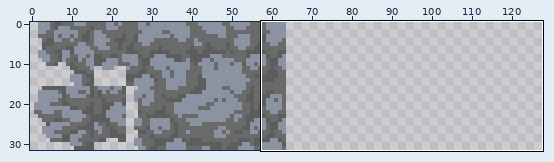
File history of a sprite sheet, rughai/tiles/pit_tileset.png. The first picture is a wide view before the edit; the outline marks the close-up.
Close-up. Before the commit:
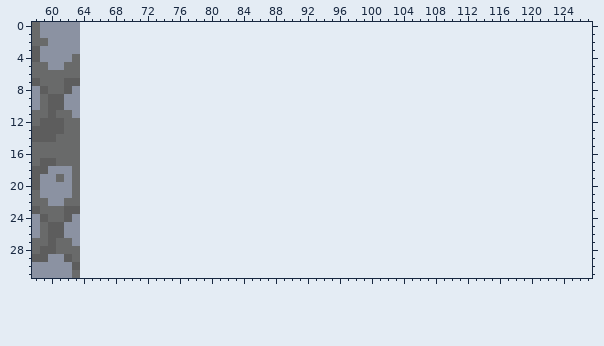
The file is 64x32 pixels. Shown: x 58..127, y 0..31. The old version is drawn lined up with the new one, on the new canvas.
New version:
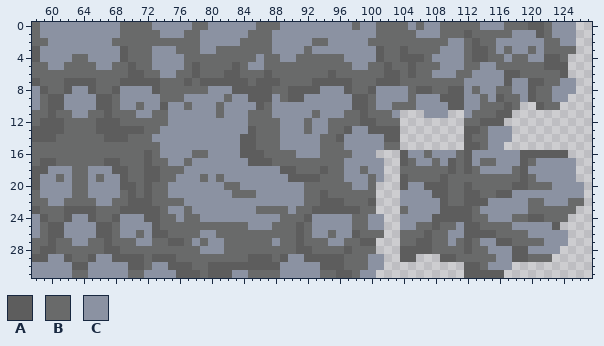
Palette (. is transparent): A #5d5d5d  B #696a6a  C #8b92a2
The exact change:
canvas 64x32 -> 128x32
Changed rows in their new state; - is an unchanged pixel.
first column x 64:
 0 CCCCCBBBBCCCCCBBCCCCCCBBBCCCCCCCCCBCCBBBBCBCCBBBBBCCCBBBAABCCC-
 1 CCCCCBBBBBCCCBBCCCCCCBBBCCCCCCCCCCCCCBBBBBCCCBBBABBBBBCCCABCCC-
 2 CCCCBBBBBBBBBBBCCCCCBBBBCCCCCBBCCCCCBBBBBBBBBBCCBABBCCCCCCBBCC-
 3 CCCCCABBBCCCBBBCCBBBBBBBCCCCBCCCCCCCCABBABBBBCCCBAABCBCCBCBBBB-
 4 BCCCCABBBCCCCBBBBBBBBBCBBCCBBBBBBCCCCABBAAABCCCCBAABBCBBCCAAB--
 5 BBCCBBABBCCCCBABBBBABCCBBBBBBBBBBBCCBBABBABBBCCCBBCCBBBBBBAAA--
 6 BBBBBBAABBCCBBABBBAABBBABBBBBBBABBBBBBAABABBCCCBBCCCCAABBBBBA--
 7 AABBBAAAAABBBABAAAAAABAAABBBBAAAAABBBAAABBBBBBBBCCCCCACCAABBCC-
 8 CABBACCCCABBBBBBCCCAAAAABBAAAACCCABBACCCCBAABBAACBCCBBCCABBCCC-
 9 CCAABCCCCCBBBCCCCCBCCAAACBAACCCCCCAABCCCCBCCCAAACCBCABBCABBCC--
10 CCAABCCBCCACCBCCCBCCCCABCCCCCCCCCCAABCCBBBCCCCAACCBBBAB--ABB---
11 CBBABBBCCBBCCCCCCBCCCBBBCCCCCBCCCBBABBBC---CCC--CBBBAA---------
12 BBAAABBBBBBCCCCCCCCCCBBBBCCCBCCBBBBAABBB--------BBAAA----------
13 BBAAAAAABBCCCCCCCCCCCABBBCCCBCCBBACCAAAA--------AABCCC---------
14 BBBAAABBBCCCCCCCCCCCAABBBCCCCCBBACCCCCAA--------ABBCCC---------
15 BBBBBBBBBBCCCCCCCCCCAABBBCCCCCBBBCCCCCBB--------AABCC----------
16 BBBBBBBBABCCCCBBCCCCAAABBBBCCCBBBBCCC---ACCBCCCBACCCCCCAAAAAA--
17 BBBAABBBABBCCBCCCCCCCAAABBBBBBBBBCCCCC--ABCCBCABACBBCCCABCCCCC-
18 BCCCAABBAABBBCCCCCCCCCCCCAABBBABBCCBCC--BBBBBBABABCCCCBACCCCCC-
19 BCBCCABBAABBCCCBCBCCCCCCCCAAAABBBCCCBC--ABBBBABBBBBBBBBABCCCCC-
20 BCCCCAABABBCCCCCCCBBCCCCCCCCBBBBBBCCB---ACCAAABBABBBBBAABBBCCCC
21 BCCCCBABABBCCCCCCCCBBBCCCCCCBBABBBBBB---CCCCAABBAABBAACCCCCCCCC
22 BBCCBBAAABBBBCCCCCCCCCCCCCCCBBAAABBBA---CCCCCABBAAACCCCCBBCCCBB
23 AABBBAAAAABCCBCCCCCCCCBBBBCBBAAAAAABB---BCCCCAAAABCCCCCCBBBBBB-
24 CABBACCCAABBCBBCCCCCCCCCCBBBACCCCCBBCC--CCCCAAAAABBCCCBBAABBB--
25 CCAABCCCCABBBBBBBBBBBCCCBBBABCCCCCBBCC--CCBBABBCAABBBBCCCCCA---
26 CCAABCCBCAABBBBCCBBBBBBBBBBABCCBCCABBB--BBBABBCCAAAABBBBCCCCC--
27 CBBABBBCCBBAABCBCCBBBBBBCBBABBBCCBBAA---BBAABBCBABCCAABBBBCCC--
28 BBBAABBBBBBBBBBCCCBBBBBBBBBAABBBBABBB---AAAABBBBABBCCCAACCCC---
29 BACCAAAABAAABBBBBBBBBAAABACCAAAAABBBCC--AA---AABBBBBCCAABBB----
30 ACCCCCAABCCAAABBAAAAAAAAACCCCCAAABBBCC----------AABCCC---------
31 BCCCCCBBCCCCAAABAAACCBBBBCCCCCBBAABCC-----------AAAAA----------
